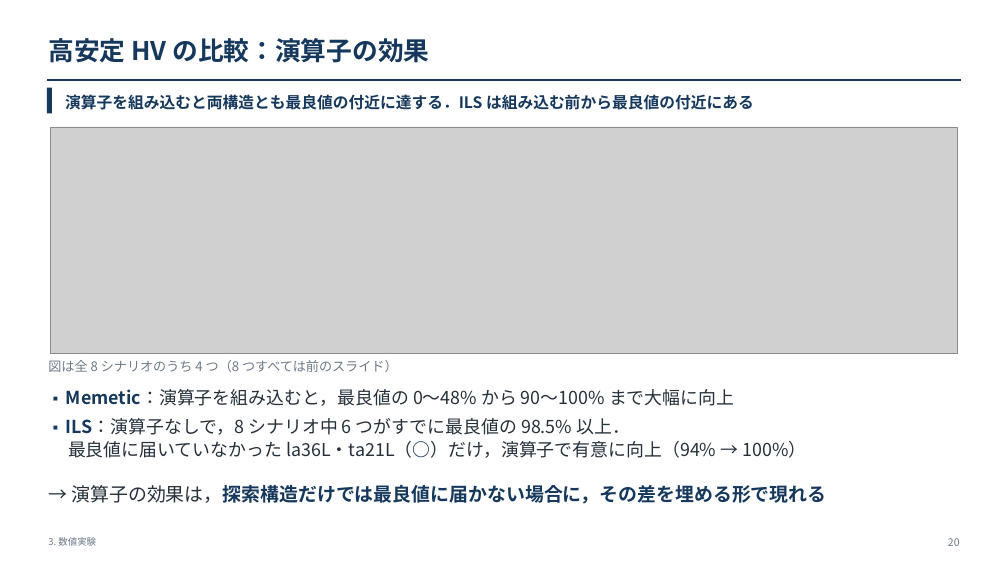
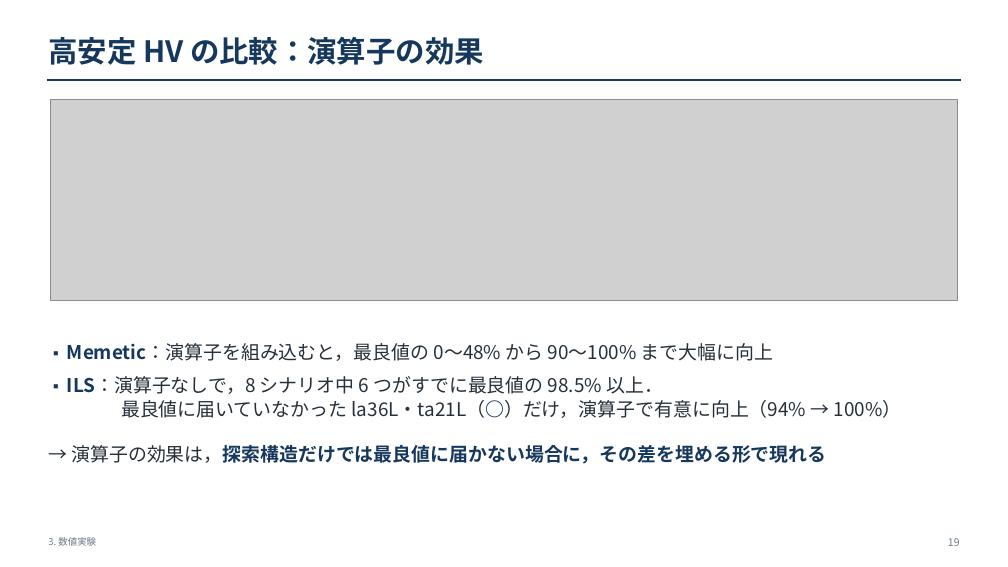
Before and after one commit to kitotakumi/stability_scheduling, a slide deck: slide 19 of doc/presentation_materials/JIMA2026fall_発表.pptx (slide 20 before the commit). Drawn at 1008x567 pixels with LibreOffice and Linux fonts; fonts in the diff are those of the drawing; grey boxes stand for pictures. Boxes give left, top, right and bottom in pixels: in the first picture for what was removed or moved away, otherwise in the second. Text is boxed around its words. In the diff, an @@ line names an element or a change of style, - is before the commit and + after.

```diff
--- a/doc/presentation_materials/JIMA2026fall_発表.pptx
+++ b/doc/presentation_materials/JIMA2026fall_発表.pptx
@@ text "高安定 HV の比較：演算子の効果" at (x1=48, y1=37, x2=484, y2=65): size 24.5 to 28 pt @@
@@ rectangle removed at (x1=47, y1=88, x2=52, y2=113) @@
@@ picture resized from (x1=51, y1=127, x2=958, y2=354) to (x1=51, y1=100, x2=958, y2=300) @@
@@ text removed at (x1=65, y1=94, x2=754, y2=110) @@
-演算子を組み込むと両構造とも最良値の付近に達する．ILS は組み込む前から最良値の付近にある
@@ text "▪ Memetic：演算子を組み込むと，最良値の 0〜48% から 90〜100% ..." moved from (x1=66, y1=389, x2=806, y2=458) to (x1=67, y1=343, x2=902, y2=418) @@
@@ text "▪ Memetic：演算子を組み込むと，最良値の 0〜48% から 90〜100% ..." at (x1=67, y1=343, x2=902, y2=418): size 13.6 to 14.4 pt in "▪", "▪"; size 17 to 18 pt; indent changed; more space between paragraphs @@
@@ text removed at (x1=48, y1=360, x2=398, y2=372) @@
-図は全 8 シナリオのうち 4 つ（8 つすべては前のスライド）
@@ text "→ 演算子の効果は，探索構造だけでは最良値に届かない場合に，その差を埋める形で現れる" moved from (x1=71, y1=485, x2=826, y2=504) to (x1=71, y1=445, x2=826, y2=464) @@
@@ text "→ 演算子の効果は，探索構造だけでは最良値に届かない場合に，その差を埋める形で現れる" at (x1=71, y1=445, x2=826, y2=464): indent changed @@
@@ text at (x1=948, y1=538, x2=960, y2=546): text changed @@
-20
+19
```
Also in this commit, not shown: 32 other slides changed, 1 slide removed, 15 other files.
